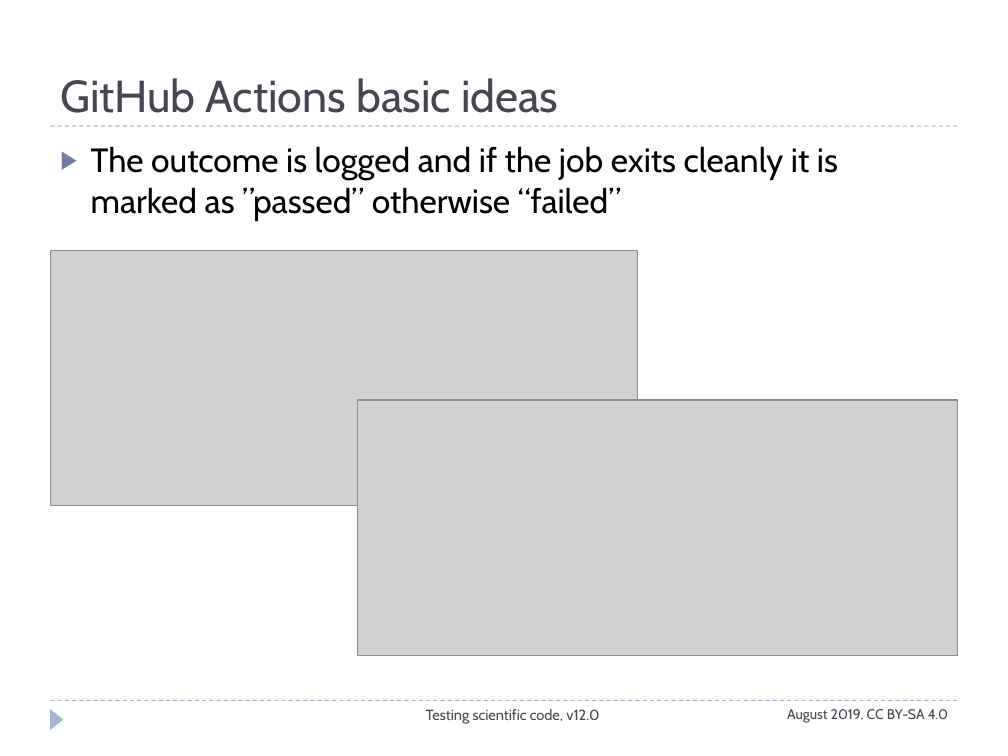
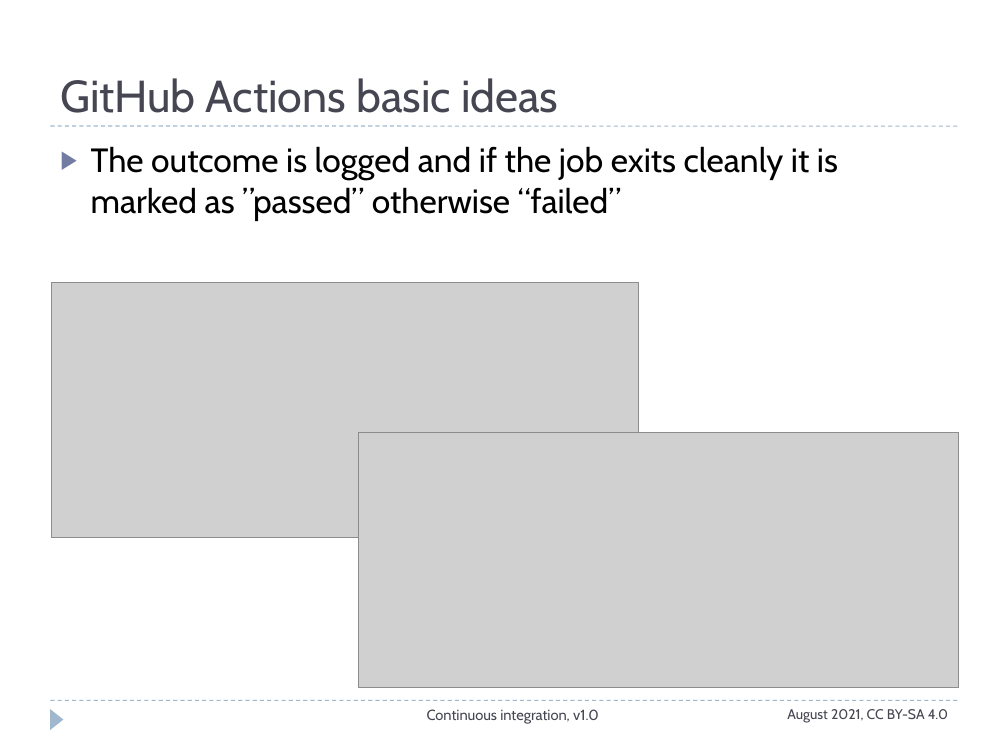
Before and after one commit to ASPP/testing_debugging_profiling, a slide deck: slide 9 of continuous_integration.pptx (slide 8 before the commit). Drawn at 1008x756 pixels with LibreOffice and Linux fonts; fonts in the diff are those of the drawing; grey boxes stand for pictures. Boxes give left, top, right and bottom in pixels: in the first picture for what was removed or moved away, otherwise in the second. Text is boxed around its words. In the diff, an @@ line names an element or a change of style, - is before the commit and + after.

```diff
--- a/continuous_integration.pptx
+++ b/continuous_integration.pptx
@@ picture: place and size @@
-picture at bbox=[50, 250, 638, 505]
+picture at bbox=[51, 282, 639, 537]
@@ picture: place and size @@
-picture at bbox=[358, 400, 958, 655]
+picture at bbox=[359, 432, 959, 687]
@@ text at bbox=[427, 709, 599, 724]: text changed @@
-Testing scientific code, v12.0
+Continuous integration, v1.0
@@ text at bbox=[787, 709, 948, 723]: text changed @@
-August 2019, CC BY-SA 4.0
+August 2021, CC BY-SA 4.0
```
Also in this commit, not shown: 10 other slides changed, 13 slides added, 3 slides removed.
